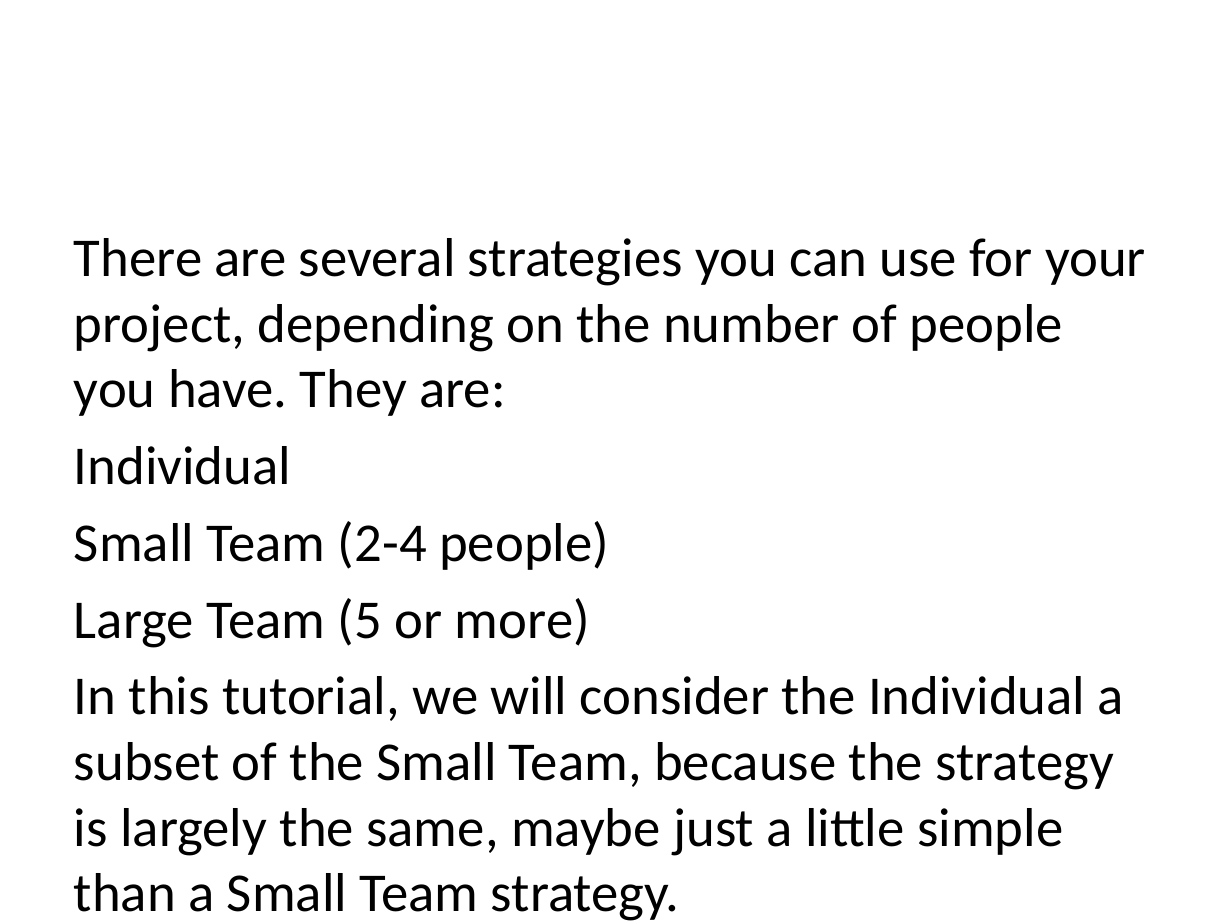
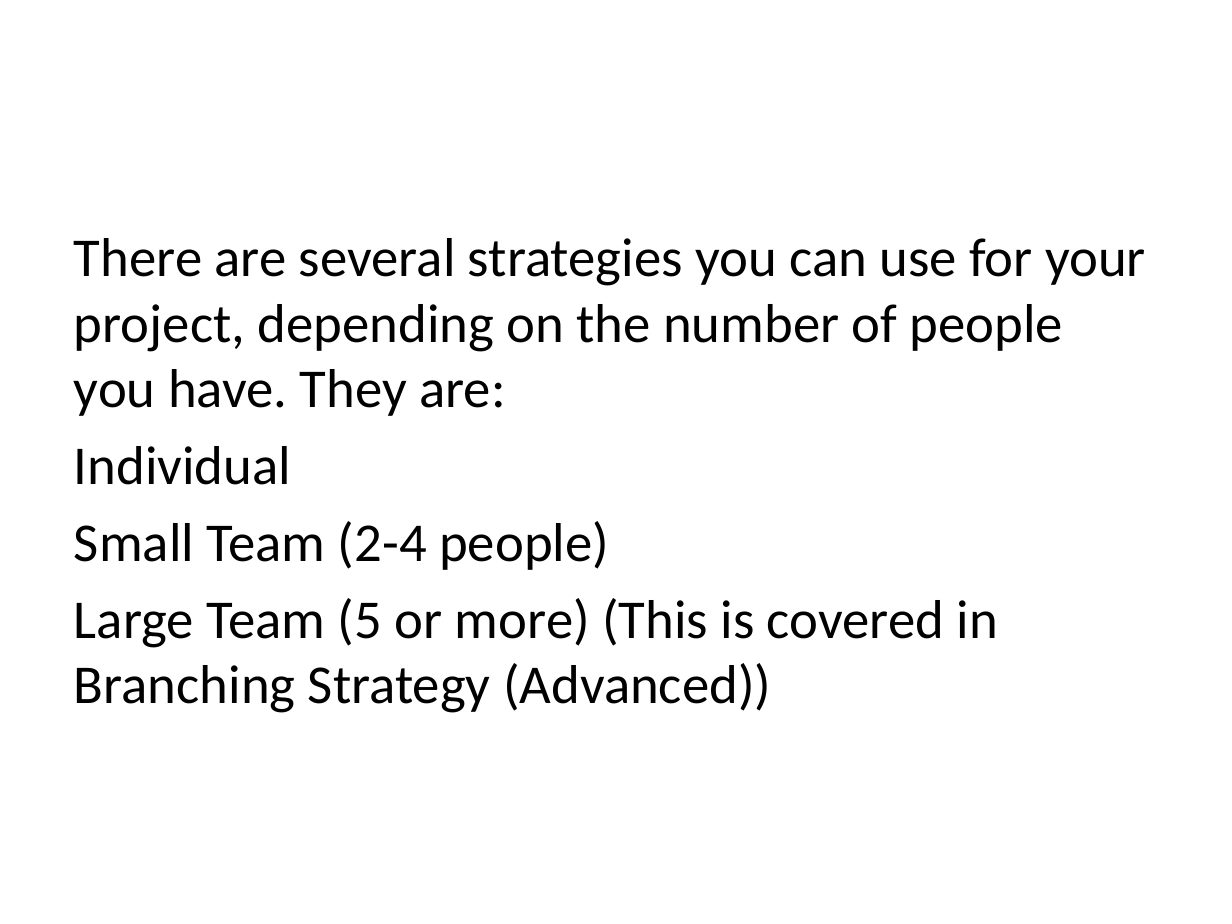
Before and after one commit to JaceTan/programming-notes, a slide deck: slide 2 of Branching Strategy (Basic).pptx. Drawn at 1232x924 pixels with LibreOffice and Linux fonts; fonts in the diff are those of the drawing. Boxes give left, top, right and bottom in pixels: in the first picture for what was removed or moved away, otherwise in the second. Text is boxed around its words. In the diff, an @@ line names an element or a change of style, - is before the commit and + after.

```diff
--- a/Branching Strategy (Basic).pptx
+++ b/Branching Strategy (Basic).pptx
@@ text at (74,598,997,713): text changed @@
-Large Team (5 or more)
-In this tutorial, we will consider the Individual a subset of the Small Team, because the strategy is largely the same, maybe just a little simple than a Small Team strategy.
+Large Team (5 or more) (This is covered in Branching Strategy (Advanced))
```
Also in this commit, not shown: 2 other slides changed, 3 slides added, 3 slides removed, 3 other files.
